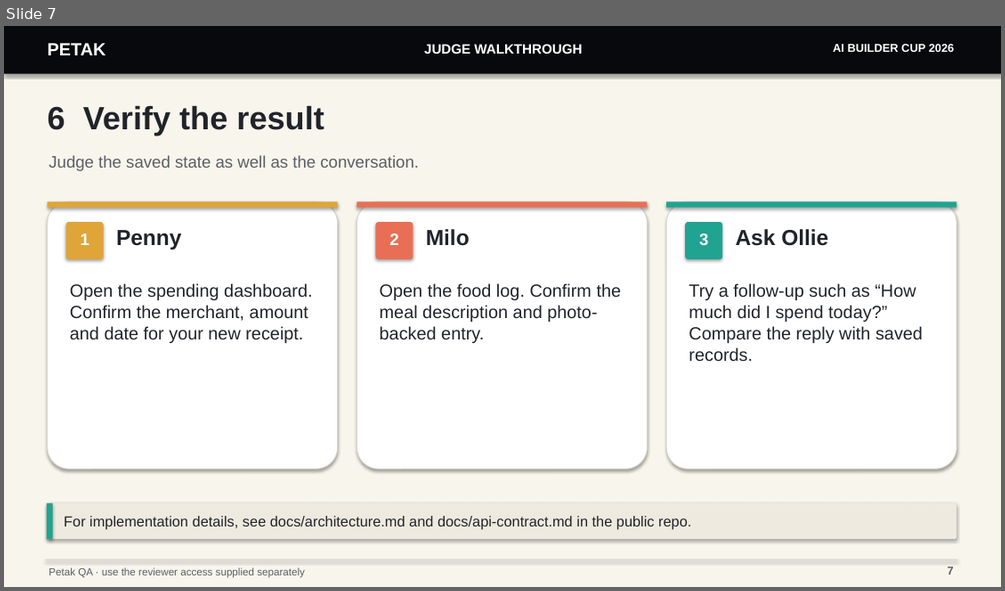
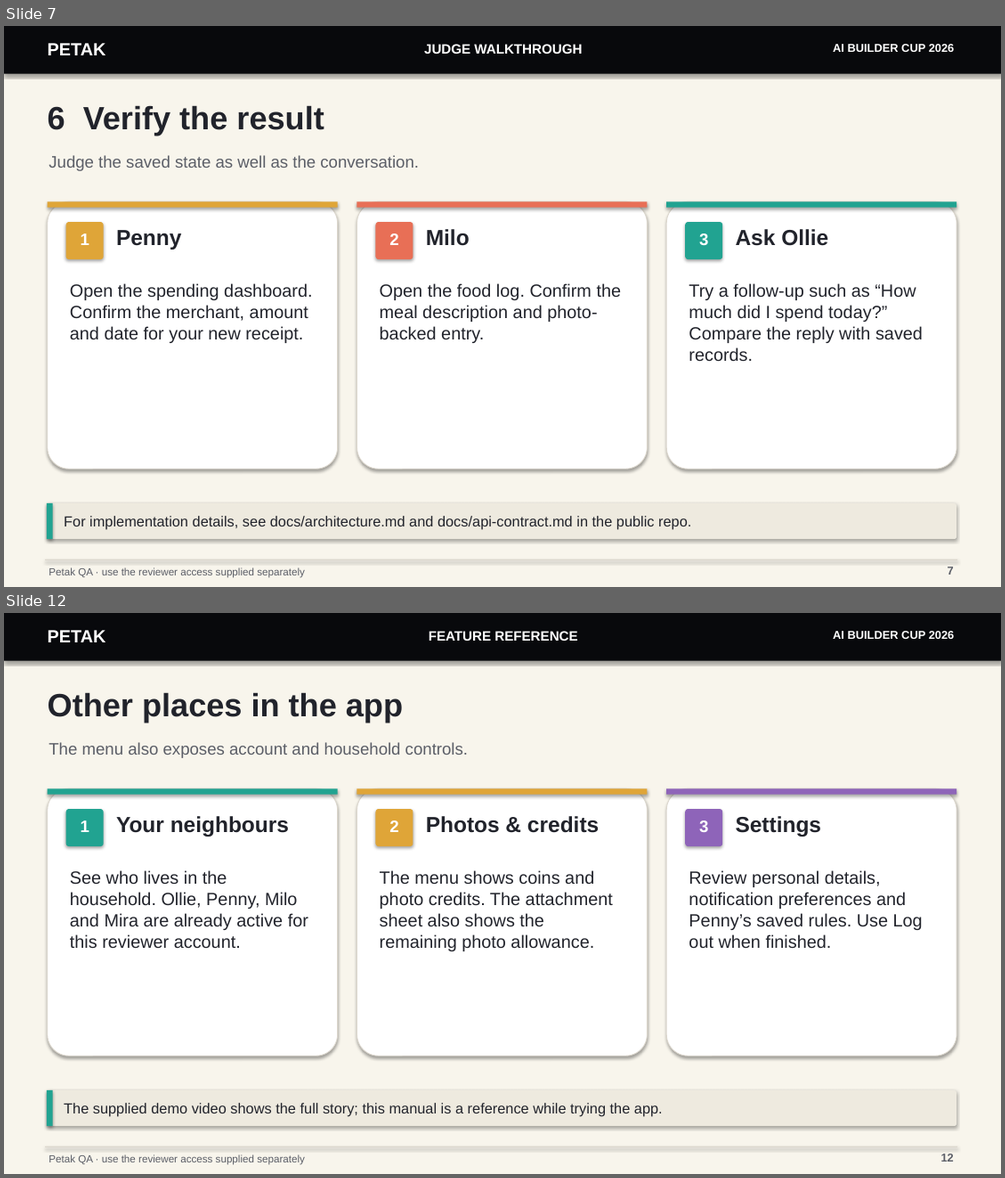
Before and after one commit to FhikarZul/petak-builder-cup-2026, a slide deck: docs/judge-walkthrough.pptx. Shown one above the other, each under a label of ours: slide 7 before the commit, slides 7 and 12 after it; the slides between them are not shown. The pictures are 1005x591 and 1005x1178 pixels, drawn with LibreOffice and Linux fonts; fonts in the diff are those of the drawing. Boxes give left, top, right and bottom in pixels: in the first picture for what was removed or moved away, otherwise in the second. Text is boxed around its words. In the diff, an @@ line names an element or a change of style, - is before the commit and + after.

Commit message:
Expand judge slides into app user manual

```diff
--- a/docs/judge-walkthrough.pptx
+++ b/docs/judge-walkthrough.pptx
@@ slide 12 added at [4,613,1001,1174], background #FFFFFF @@
@@ rectangle added at [4,613,1001,1174], fill #F8F5EC @@
@@ rectangle added at [4,613,1001,661], fill #08090C @@
@@ text added at [48,630,106,642], 17 pt, text #FFFFFF, bold @@
+PETAK
@@ text added at [429,631,577,641], 13 pt, text #FFFFFF, bold @@
+FEATURE REFERENCE
@@ text added at [833,631,955,639], 11 pt, text #FFFFFF, bold @@
+AI BUILDER CUP 2026
@@ text added at [48,692,403,722], 31 pt, text #21232B, bold @@
+Other places in the app
@@ text added at [48,742,468,758], 16 pt, text #5B5E67 @@
+The menu also exposes account and household controls.
@@ rounded rectangle added at [48,788,338,1055], fill #FFFFFF, outline #DCD7CD 0.75 pt @@
@@ rectangle added at [48,788,338,794], fill #21A391 @@
@@ rounded rectangle added at [357,788,647,1055], fill #FFFFFF, outline #DCD7CD 0.75 pt @@
@@ rectangle added at [357,788,647,794], fill #DFA538 @@
@@ rounded rectangle added at [666,788,956,1055], fill #FFFFFF, outline #DCD7CD 0.75 pt @@
@@ rectangle added at [666,788,956,794], fill #8E64B9 @@
@@ rounded rectangle added at [66,809,104,846], fill #21A391 @@
@@ text added at [81,820,89,832], 16 pt, text #FFFFFF, bold @@
+1
@@ text added at [116,816,289,836], 21 pt, text #21232B, bold @@
+Your neighbours
@@ rounded rectangle added at [376,809,413,846], fill #DFA538 @@
@@ text added at [389,820,398,832], 16 pt, text #FFFFFF, bold @@
+2
@@ text added at [426,816,599,833], 21 pt, text #21232B, bold @@
+Photos & credits
@@ rounded rectangle added at [685,809,722,846], fill #8E64B9 @@
@@ text added at [699,820,708,832], 16 pt, text #FFFFFF, bold @@
+3
@@ text added at [736,816,822,836], 21 pt, text #21232B, bold @@
+Settings
@@ text added at [70,870,308,948], 17 pt, text #21232B @@
+See who lives in the household. Ollie, Penny, Milo and Mira are already active for this reviewer account.
@@ text added at [380,870,613,951], 17 pt, text #21232B @@
+The menu shows coins and photo credits. The attachment sheet also shows the remaining photo allowance.
@@ text added at [688,870,922,949], 17 pt, text #21232B @@
+Review personal details, notification preferences and Penny’s saved rules. Use Log out when finished.
@@ rounded rectangle added at [47,1090,956,1126], fill #EEEADF @@
@@ rectangle added at [47,1090,53,1126], fill #21A391 @@
@@ text added at [64,1103,663,1117], 14 pt, text #21232B @@
+The supplied demo video shows the full story; this manual is a reference while trying the app.
@@ rectangle added at [45,1146,957,1147], fill #DCD7CD @@
@@ text added at [48,1154,305,1165], 10 pt, text #5B5E67 @@
+Petak QA · use the reviewer access supplied separately
@@ text added at [941,1153,954,1161], 11 pt, text #5B5E67, bold @@
+12
```
Also in this commit, not shown: 1 slide changed, 4 other slides added, 2 other files.
